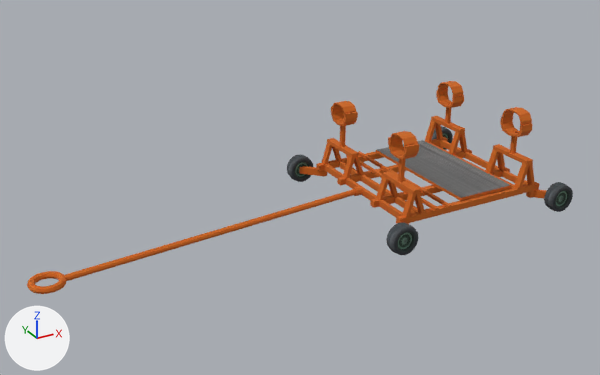
The glTF model game/models/hangar/stand_missile_cart.glb, before and after one commit.
The view is the same before and after, from a 50 mm lens placed at (-0.677, -1.235, 0.694), pointed at (-0.002, -0.007, 0.08). The axes (+X, +Y, +Z) are drawn at lower left. The lights are the same throughout. The first picture is the older version. Vertices at exactly the same position are counted once.

In view in the first picture: 'weapon'.
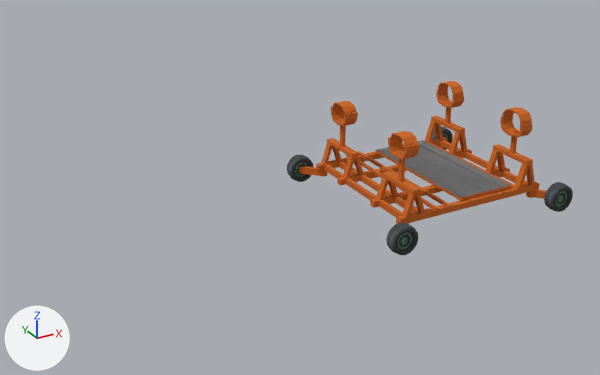
The newer file is also rescaled (x2.357), turned or shifted as a whole; pictures and numbers use the older file's frame.

Location of each change, (x1, y1, x2, y2) in pixels of the pictures (600 x 375 px):
'weapon', reshaped (48% narrower, 18% shorter)
    before: (27, 81, 573, 294)
    after: (287, 81, 573, 255)
part 1 of me_weapon, deleted (orange)
    before: (27, 271, 67, 294)
part 2 of me_weapon, deleted
    before: (63, 186, 362, 281)

The change, as a diff of the scene's bpy script:
```diff
--- a/game/models/hangar/stand_missile_cart.glb.py
+++ b/game/models/hangar/stand_missile_cart.glb.py
@@ me_weapon @@
 # used by ob_weapon; location = (0.0, 0.0, 0.0)
-me_weapon.from_pydata(...)  # 1432 vertices, 2842 faces; spans x -0.5..0.5, y -0.198..0.198, z 0.0..0.193
+me_weapon.from_pydata(...)  # 1168 vertices, 2326 faces; spans x 0.076..0.5, y -0.198..0.198, z 0.0..0.193
+# me_weapon part 1: the loose piece of 224 vertices spanning x -0.5..-0.438, y -0.029..0.033, z 0.0..0.012 is deleted
+# me_weapon part 2: the loose piece of 40 vertices spanning x -0.446..0.135, y -0.007..0.011, z 0.0..0.049 is deleted
 me_weapon.materials.append(mat_mat0)
```
